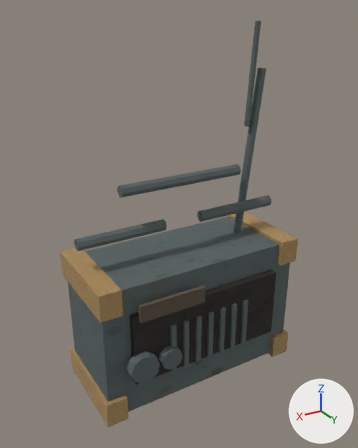
A saved change to the OBJ model Assets/ProjectOEN/ProductionArt/Meshes/props_tools/pr-005_portable_radio__off.obj.
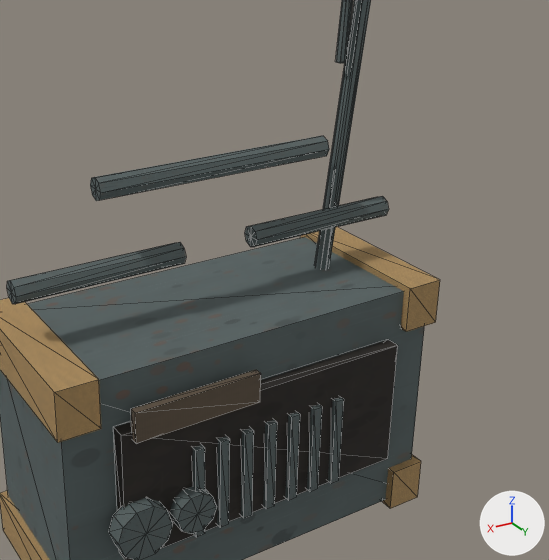
Each version is shown whole from a camera (50 mm lens) standing at (1.011, 1.657, 1.596) and looking at (0.033, 0.027, 0.781), then close up on the part from 20% to 99% of the width and 21% to 86% of the height. The axes (+X, +Y, +Z) are drawn at lower right. The lights are the same throughout. The first two pictures are the older version. The close-ups show mesh edges as thin lines. Where no turn or scale is listed for an object, it has been applied to the vertices. Vertices at exactly the same position are counted once.

In view in the first close-up: 'pr-005_portable_radio__off'.
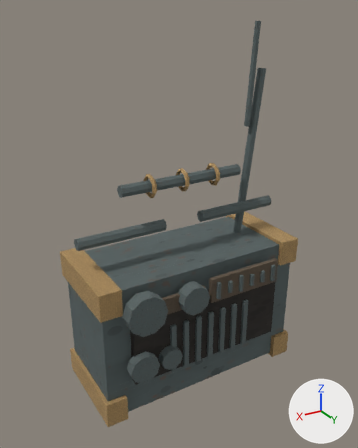
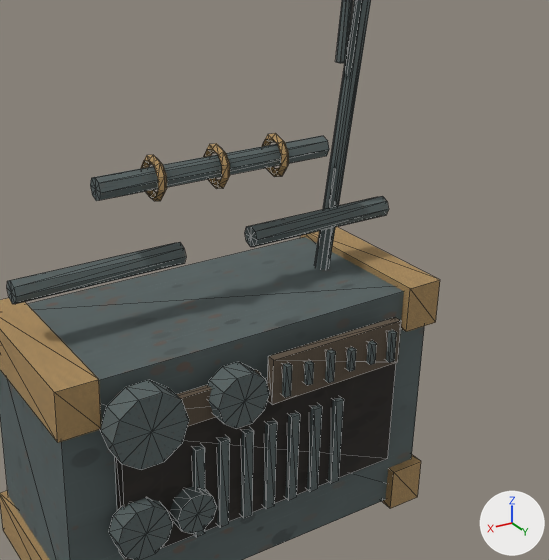
Pixel boxes (x1, y1, x2, y2) of what changed, in the close-ups (549 x 560 px):
part 1 of me_pr_005_portable_radio__off, added
    after: (100, 380, 189, 470)
part 2 of me_pr_005_portable_radio__off, added
    after: (208, 362, 270, 429)
part 3 of me_pr_005_portable_radio__off, added (brown)
    after: (267, 317, 401, 405)
part 4 of me_pr_005_portable_radio__off, added
    after: (386, 330, 397, 363)
part 5 of me_pr_005_portable_radio__off, added
    after: (366, 341, 377, 365)
part 6 of me_pr_005_portable_radio__off, added
    after: (346, 347, 356, 372)
part 7 of me_pr_005_portable_radio__off, added
    after: (325, 349, 336, 383)
part 8 of me_pr_005_portable_radio__off, added
    after: (304, 361, 314, 386)
part 9 of me_pr_005_portable_radio__off, added
    after: (282, 363, 292, 398)
part 10 of me_pr_005_portable_radio__off, added (brown)
    after: (262, 133, 289, 177)
part 11 of me_pr_005_portable_radio__off, added (brown)
    after: (203, 143, 230, 189)
part 12 of me_pr_005_portable_radio__off, added (brown)
    after: (141, 155, 167, 201)

The change in detail:
me_pr_005_portable_radio__off is used by ob_pr_005_portable_radio__off; location (0.0, 0.0, 0.0).
me_pr_005_portable_radio__off had 246 vertices, 408 faces and spanned x -0.47..0.47, y -0.21..0.26, z 0.05..1.56.
me_pr_005_portable_radio__off now has 466 vertices, 812 faces and spans x -0.47..0.47, y -0.21..0.28, z 0.05..1.56.
me_pr_005_portable_radio__off part 1: a new loose piece, a 10-sided cylinder along y spanning x 0.228..0.392, y 0.221..0.276, z 0.482..0.638, in mat_metal (picture img_metal_albedo_png).
me_pr_005_portable_radio__off part 2: a new loose piece, a 10-sided cylinder along y spanning x 0.039..0.161, y 0.221..0.276, z 0.502..0.618, in mat_metal (picture img_metal_albedo_png).
me_pr_005_portable_radio__off part 3: a new loose piece, a box spanning x -0.32..0.02, y 0.239..0.259, z 0.517..0.623, in mat_cloth (picture img_cloth_albedo_png).
me_pr_005_portable_radio__off part 4: a new loose piece, a box spanning x -0.297..-0.283, y 0.254..0.272, z 0.534..0.606, in mat_metal (picture img_metal_albedo_png).
me_pr_005_portable_radio__off part 5: a new loose piece, a box spanning x -0.241..-0.227, y 0.254..0.272, z 0.545..0.595, in mat_metal (picture img_metal_albedo_png).
me_pr_005_portable_radio__off part 6: a new loose piece, a box spanning x -0.185..-0.171, y 0.254..0.272, z 0.545..0.595, in mat_metal (picture img_metal_albedo_png).
me_pr_005_portable_radio__off part 7: a new loose piece, a box spanning x -0.129..-0.115, y 0.254..0.272, z 0.534..0.606, in mat_metal (picture img_metal_albedo_png).
me_pr_005_portable_radio__off part 8: a new loose piece, a box spanning x -0.073..-0.059, y 0.254..0.272, z 0.545..0.595, in mat_metal (picture img_metal_albedo_png).
me_pr_005_portable_radio__off part 9: a new loose piece, a box spanning x -0.017..-0.003, y 0.254..0.272, z 0.534..0.606, in mat_metal (picture img_metal_albedo_png).
me_pr_005_portable_radio__off part 10: a new loose piece of 40 vertices spanning x -0.16..-0.14, y -0.05..0.05, z 0.91..1.01, in mat_rope (picture img_rope_albedo_png).
me_pr_005_portable_radio__off part 11: a new loose piece of 40 vertices spanning x -0.01..0.01, y -0.05..0.05, z 0.91..1.01, in mat_rope (picture img_rope_albedo_png).
me_pr_005_portable_radio__off part 12: a new loose piece of 40 vertices spanning x 0.14..0.16, y -0.05..0.05, z 0.91..1.01, in mat_rope (picture img_rope_albedo_png).
